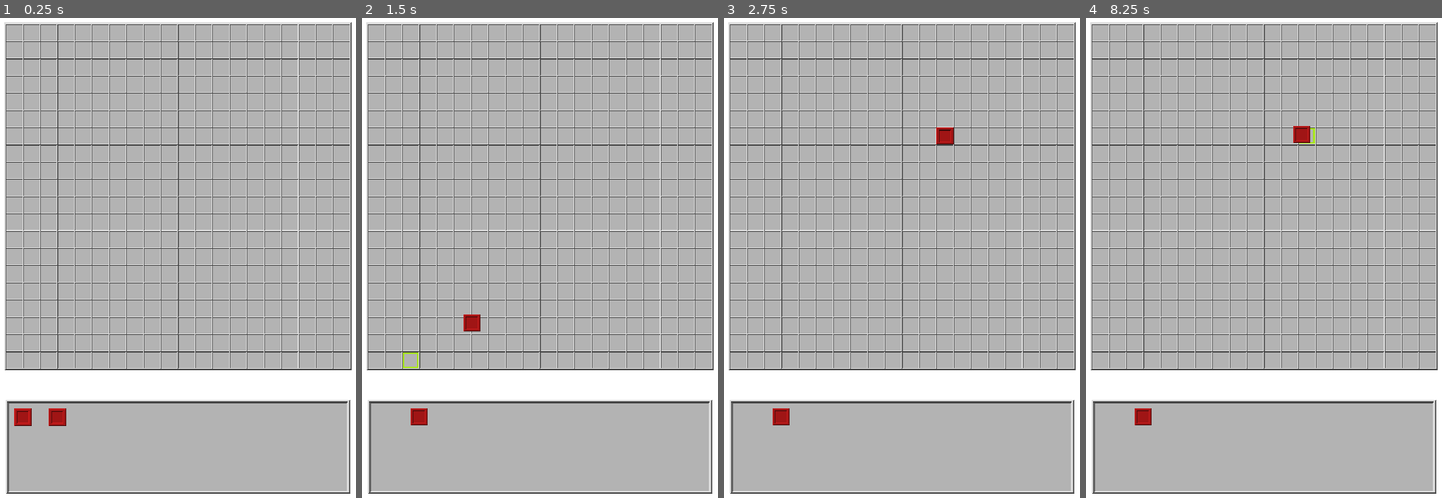
Above: before the commit, frames 1-4 (left to right).
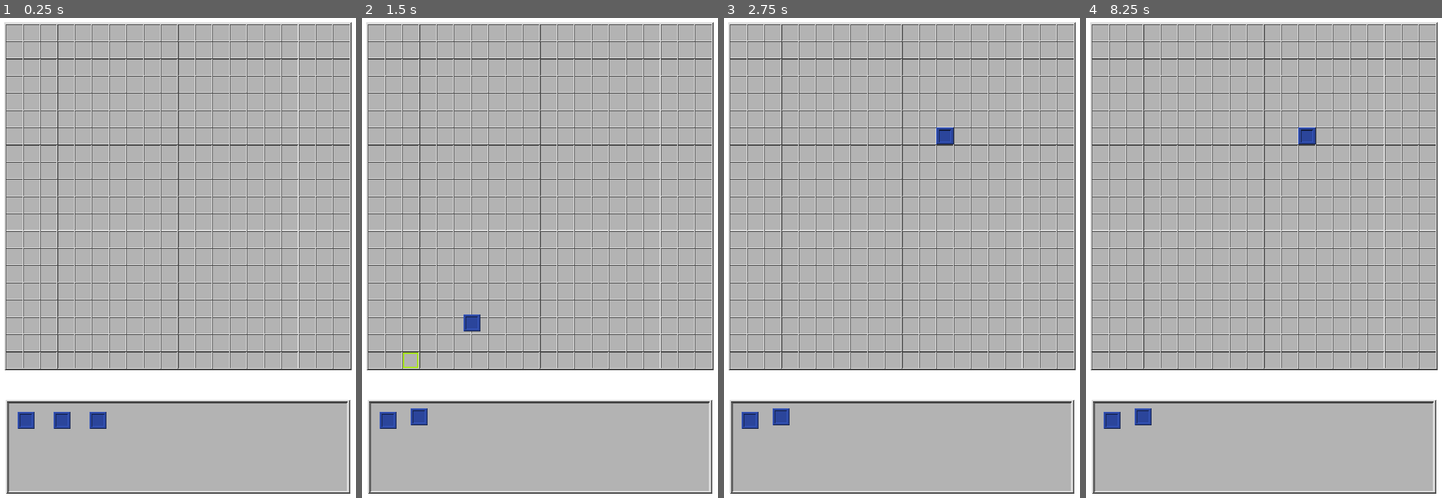
Above: after the commit, the same moments.

Repository: AntonDanylenko/godotBlokus
Game: Godot game, scene res://data/HUD.tscn
Two runs of this game, one before a commit and one after it. Both use one fixed random seed, a clock stepped at 60 frames per second and the inputs below.
Inputs (mouse positions are in pixels of both pictures, inside the frame that each line leads up to):
- Up to frame 1 (0.25 s): no input
- Up to frame 2 (1.5 s): tap Enter at 0.5 s; drag from (383, 416) to (579, 133) at 0.52 s; tap Space at 1.25 s; drag from (418, 416) to (579, 133) at 1.27 s
- Up to frame 3 (2.75 s): tap Enter at 2 s; move the mouse to (941, 133) at 2.02 s; click (941, 133) at 2.17 s
- Up to frame 4 (8.25 s): tap Space at 2.75, 4.25 s; drag from (1246, 373) to (1306, 138) at 2.77 s; tap Enter at 3.5 s; move the mouse to (1377, 344) at 3.52 s; click (1377, 344) at 3.67 s; drag from (1150, 176) to (1207, 118) at 4.27 s; move the mouse to (1281, 258) at 5.02 s; click (1281, 258) at 5.17 s; drag from (1207, 118) to (1142, 416) at 5.77 s; move the mouse to (1345, 229) at 6.52 s; click (1345, 229) at 6.67 s; drag from (1189, 286) to (1306, 138) at 7.27 s; move the mouse to (1303, 133) at 8.02 s; click (1303, 133) at 8.17 s

The runs differ from the first frame. In frame 1, 0.6% of the frame differs, in the area x 3-30%, y 81-86%; in frame 2, 0.5%; in frame 3, 0.5%; in frame 4, 0.6%.

Commit message:
Added dynamic tray space allocation and one-way piece movement onto board.

Diff:
--- a/data/Board.tscn
+++ b/data/Board.tscn
@@ -1,8 +1,9 @@
-[gd_scene load_steps=7 format=2]
+[gd_scene load_steps=9 format=2]
 
 [ext_resource path="res://art/board_tile.png" type="Texture" id=1]
 [ext_resource path="res://src/Board.gd" type="Script" id=2]
 [ext_resource path="res://art/selection_frame.png" type="Texture" id=3]
+[ext_resource path="res://art/piece_tile.png" type="Texture" id=4]
 
 [sub_resource type="ConvexPolygonShape2D" id=2]
 points = PoolVector2Array( 0, 0, 440, 0, 440, 440, 0, 440 )
@@ -33,6 +34,22 @@
 [sub_resource type="TileSet" id=3]
 0/name = "selection_frame.png 0"
 0/texture = ExtResource( 3 )
+0/tex_offset = Vector2( 0, 0 )
+0/modulate = Color( 1, 1, 1, 1 )
+0/region = Rect2( 0, 0, 440, 440 )
+0/tile_mode = 0
+0/occluder_offset = Vector2( 0, 0 )
+0/navigation_offset = Vector2( 0, 0 )
+0/shape_offset = Vector2( 0, 0 )
+0/shape_transform = Transform2D( 1, 0, 0, 1, 0, 0 )
+0/shape_one_way = false
+0/shape_one_way_margin = 0.0
+0/shapes = [  ]
+0/z_index = 0
+
+[sub_resource type="TileSet" id=4]
+0/name = "piece_tile.png 0"
+0/texture = ExtResource( 4 )
 0/tex_offset = Vector2( 0, 0 )
 0/modulate = Color( 1, 1, 1, 1 )
 0/region = Rect2( 0, 0, 440, 440 )
@@ -139,3 +156,31 @@
 tile_set = SubResource( 3 )
 cell_size = Vector2( 440, 440 )
 format = 1
+
+[node name="PlacedTilesR" type="TileMap" parent="."]
+self_modulate = Color( 0.894118, 0.121569, 0.121569, 1 )
+scale = Vector2( 0.1, 0.1 )
+tile_set = SubResource( 4 )
+cell_size = Vector2( 440, 440 )
+format = 1
+
+[node name="PlacedTilesG" type="TileMap" parent="."]
+self_modulate = Color( 0.176471, 0.827451, 0.192157, 1 )
+scale = Vector2( 0.1, 0.1 )
+tile_set = SubResource( 4 )
+cell_size = Vector2( 440, 440 )
+format = 1
+
+[node name="PlacedTilesB" type="TileMap" parent="."]
+self_modulate = Color( 0.239216, 0.388235, 0.866667, 1 )
+scale = Vector2( 0.1, 0.1 )
+tile_set = SubResource( 4 )
+cell_size = Vector2( 440, 440 )
+format = 1
+
+[node name="PlacedTilesY" type="TileMap" parent="."]
+self_modulate = Color( 0.886275, 0.882353, 0.321569, 1 )
+scale = Vector2( 0.1, 0.1 )
+tile_set = SubResource( 4 )
+cell_size = Vector2( 440, 440 )
+format = 1
--- a/data/HUD.tscn
+++ b/data/HUD.tscn
@@ -1,9 +1,8 @@
-[gd_scene load_steps=5 format=2]
+[gd_scene load_steps=4 format=2]
 
 [ext_resource path="res://data/Board.tscn" type="PackedScene" id=1]
 [ext_resource path="res://data/PieceTray.tscn" type="PackedScene" id=2]
 [ext_resource path="res://src/HUD.gd" type="Script" id=4]
-[ext_resource path="res://data/Piece.tscn" type="PackedScene" id=5]
 
 [node name="HUD" type="Control"]
 anchor_right = 1.0
@@ -26,10 +25,22 @@
 
 [node name="PieceTray" parent="." instance=ExtResource( 2 )]
 
-[node name="Pieces" type="Node2D" parent="PieceTray"]
+[node name="TrayScroll" type="ScrollContainer" parent="PieceTray"]
+anchor_right = 1.0
+anchor_bottom = 1.0
+margin_left = 8.0
+margin_top = 8.0
+margin_right = -8.0
+margin_bottom = -8.0
+rect_min_size = Vector2( 864, 224 )
+mouse_filter = 2
+follow_focus = true
+scroll_vertical_enabled = false
 
-[node name="Piece" parent="PieceTray/Pieces" instance=ExtResource( 5 )]
-
-[node name="Piece2" parent="PieceTray/Pieces" instance=ExtResource( 5 )]
+[node name="InnerTray" type="HBoxContainer" parent="PieceTray/TrayScroll"]
+margin_right = 864.0
+margin_bottom = 210.0
+rect_min_size = Vector2( 864, 210 )
+mouse_filter = 2
 
 [connection signal="piece_placed" from="." to="Board" method="_on_HUD_piece_placed"]
--- a/data/Piece.tscn
+++ b/data/Piece.tscn
@@ -11,11 +11,9 @@
 script = ExtResource( 2 )
 
 [node name="CollisionShape2D" type="CollisionShape2D" parent="."]
-position = Vector2( 153, 90 )
 shape = SubResource( 1 )
 
 [node name="Sprite" type="Sprite" parent="."]
-position = Vector2( 153, 90 )
 scale = Vector2( 0.1, 0.1 )
 texture = ExtResource( 1 )
 
--- /dev/null
+++ b/data/PieceContainer.tscn
@@ -0,0 +1,29 @@
+[gd_scene load_steps=4 format=2]
+
+[ext_resource path="res://src/Piece.gd" type="Script" id=1]
+[ext_resource path="res://art/piece_tile.png" type="Texture" id=2]
+
+[sub_resource type="RectangleShape2D" id=1]
+extents = Vector2( 22, 22 )
+
+[node name="PieceContainer" type="CenterContainer"]
+margin_right = 88.0
+margin_bottom = 88.0
+rect_min_size = Vector2( 88, 88 )
+mouse_filter = 2
+
+[node name="Piece" type="Area2D" parent="."]
+position = Vector2( 44, 44 )
+script = ExtResource( 1 )
+
+[node name="CollisionShape2D" type="CollisionShape2D" parent="Piece"]
+shape = SubResource( 1 )
+
+[node name="Sprite" type="Sprite" parent="Piece"]
+modulate = Color( 0.239216, 0.388235, 0.866667, 1 )
+scale = Vector2( 0.1, 0.1 )
+texture = ExtResource( 2 )
+
+[connection signal="body_entered" from="Piece" to="Piece" method="_on_Piece_body_entered"]
+[connection signal="body_exited" from="Piece" to="Piece" method="_on_Piece_body_exited"]
+[connection signal="input_event" from="Piece" to="Piece" method="_on_Piece_input_event"]
--- a/src/Board.gd
+++ b/src/Board.gd
@@ -25,3 +25,4 @@
 func _on_HUD_piece_placed(color, location):
 	board[location.y][location.x] = color
 	print_board()
+	get_node("PlacedTiles"+color).set_cellv(location,0)
--- a/src/HUD.gd
+++ b/src/HUD.gd
@@ -3,11 +3,14 @@
 signal piece_placed(color, location)
 
 
-# Declare member variables here. Examples:
+# Declare variables here.
 var BOARDGP = null
 var BOARDSIZE = null
 var TILESIZE = null
 var TRAYGP = null
+var PLAYERS = ["R","G","B","Y"]
+
+var curPlayer = null
 
 var pieceDict = {}
 var curPiece = null
@@ -29,21 +32,24 @@
 	BOARDGP = $Board.rect_position
 	BOARDSIZE = $Board.rect_size
 	TILESIZE = $Board/BoardTiles.cell_size * $Board/BoardTiles.scale
-	TRAYGP = $PieceTray.rect_position
+	TRAYGP = $PieceTray/TrayScroll/InnerTray.rect_position
+	var pieceContainerScene = load("res://data/PieceContainer.tscn")
 
+	# Instantiate pieces
 	# Set piece locations on piece tray, connect signals, and instantiate pieceDict.
-	var i = 0
-	for piece in $PieceTray/Pieces.get_children():
-		var piecePosition = Vector2(TRAYGP.x + i*TILESIZE.x*2 + TILESIZE.x,TRAYGP.y + TILESIZE.y)
-		piece.get_node("Sprite").global_position = piecePosition
-		piece.get_node("CollisionShape2D").global_position = piecePosition
+	for _i in range(3):
+		var pieceContainer = pieceContainerScene.instance()
+		$PieceTray/TrayScroll/InnerTray.add_child(pieceContainer)
+		var piece = pieceContainer.get_node("Piece")
+#		var piecePosition = Vector2(TRAYGP.x + i*TILESIZE.x*2,TRAYGP.y)
+#		piece.get_node("Sprite").global_position = piecePosition
+#		piece.get_node("CollisionShape2D").global_position = piecePosition
 		piece.connect("pickedup", self, "_on_Piece_pickedup")
 		piece.connect("dropped", self, "_on_Piece_dropped")
 		piece.connect("overBoard", self, "_on_Piece_overBoard")
 		piece.connect("notOverBoard", self, "_on_Piece_notOverBoard")
 		pieceDict[piece] = {}
 		pieceDict[piece]["overBoard"] = false
-		i+=1
 
 
 func _process(_delta):
@@ -63,33 +69,43 @@
 # Signal functions
 func _on_Piece_overBoard(id):
 	# Get signal when piece is over the board.
-#	print(str(id) + " Over Board")
+	print(str(id) + " Over Board")
 	pieceDict[id]["overBoard"] = true
 	if curSelected != null:
 		$Board/SelectionTiles.set_cellv(curSelected,0)
 
 func _on_Piece_notOverBoard(id):
 	# Get signal when piece has left the board.
-#	print(str(id) + " Left Board")
+	print(str(id) + " Left Board")
 	pieceDict[id]["overBoard"] = false
 	if curSelected!=null:
 		$Board/SelectionTiles.set_cellv(curSelected,-1)
 
 func _on_Piece_pickedup(id):
-#	print(str(id) + " Picked Up")
+	print(str(id) + " Picked Up")
 	curPiece = id
+	var pieceContainer = curPiece.get_parent()
+	# Remove piece and pieceContainer from tray and add piece to HUD.
+	pieceContainer.remove_child(curPiece)
+	$PieceTray/TrayScroll/InnerTray.remove_child(pieceContainer)
+	add_child(curPiece)
 
 func _on_Piece_dropped(id):
 	# Snap piece to nearest tile when dropped over board.
-#	print(str(id) + " Dropped")
+	print(str(id) + " Dropped")
 	if pieceDict[id]["overBoard"]:
-		var nearestSquare = _get_nearest_square(id)
-		var globalNearestSquare = Vector2(nearestSquare.x+BOARDGP.x+TILESIZE.x/2,nearestSquare.y+BOARDGP.y+TILESIZE.y/2)
-		id.get_node("Sprite").global_position = globalNearestSquare
-		id.get_node("CollisionShape2D").global_position = globalNearestSquare
+		# Remove outline from nearest square.
 		if curSelected != null:
 			$Board/SelectionTiles.set_cellv(curSelected,-1)
 			curSelected = null
+		# Get board coordinate of drop.
+		var nearestSquare = _get_nearest_square(id)
+#		var globalNearestSquare = Vector2(nearestSquare.x+BOARDGP.x+TILESIZE.x/2,nearestSquare.y+BOARDGP.y+TILESIZE.y/2)
+#		id.get_node("Sprite").global_position = globalNearestSquare
+#		id.get_node("CollisionShape2D").global_position = globalNearestSquare
 		var nearestSquareIndex = Vector2(nearestSquare.x/TILESIZE.x, nearestSquare.y/TILESIZE.y)
+		remove_child(id)
 		emit_signal("piece_placed", id.get_color(), nearestSquareIndex)
+	else:
+		$PieceTray/TrayScroll/InnerTray.add_child(id)
 	curPiece = null
--- a/src/Piece.gd
+++ b/src/Piece.gd
@@ -9,7 +9,7 @@
 var dragging = false
 var mousePos = null
 
-var color = "R"
+var color = "B"
 
 
 # Helper functions
@@ -30,7 +30,7 @@
 
 
 # Signal functions
-func _on_Area2D_input_event(_viewport, event, _shape_idx):
+func _on_Piece_input_event(_viewport, event, _shape_idx):
 	# Start and stop dragging at every mouse click
 	if (event is InputEventMouseButton and
 		event.pressed and
